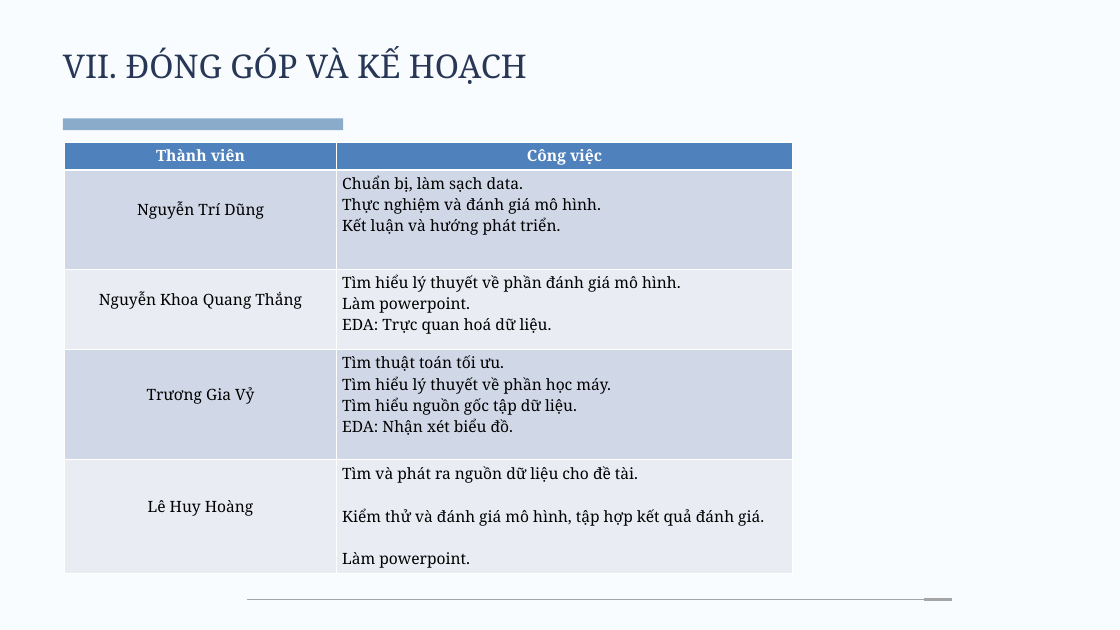
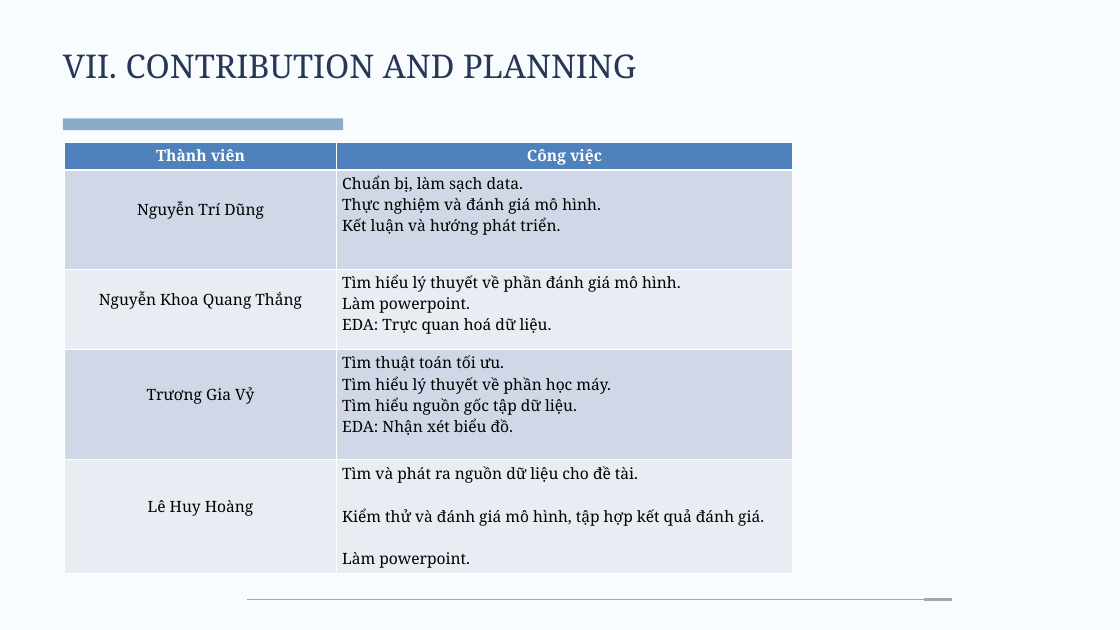
Before and after one commit to n0aHVN/Nhom01_BDML_02, a slide deck: slide 13 of Presentation/Nhom01.pptx. Drawn at 1120x630 pixels with LibreOffice and Linux fonts; fonts in the diff are those of the drawing. Boxes give left, top, right and bottom in pixels: in the first picture for what was removed or moved away, otherwise in the second. Text is boxed around its words. In the diff, an @@ line names an element or a change of style, - is before the commit and + after.

```diff
--- a/Presentation/Nhom01.pptx
+++ b/Presentation/Nhom01.pptx
@@ text at (x1=63, y1=54, x2=636, y2=79): text changed @@
-VII. ĐÓNG GÓP VÀ KẾ HOẠCH
+VII. CONTRIBUTION AND PLANNING
```
Also in this commit, not shown: 9 other slides changed, 1 slide added, 1 slide removed.
